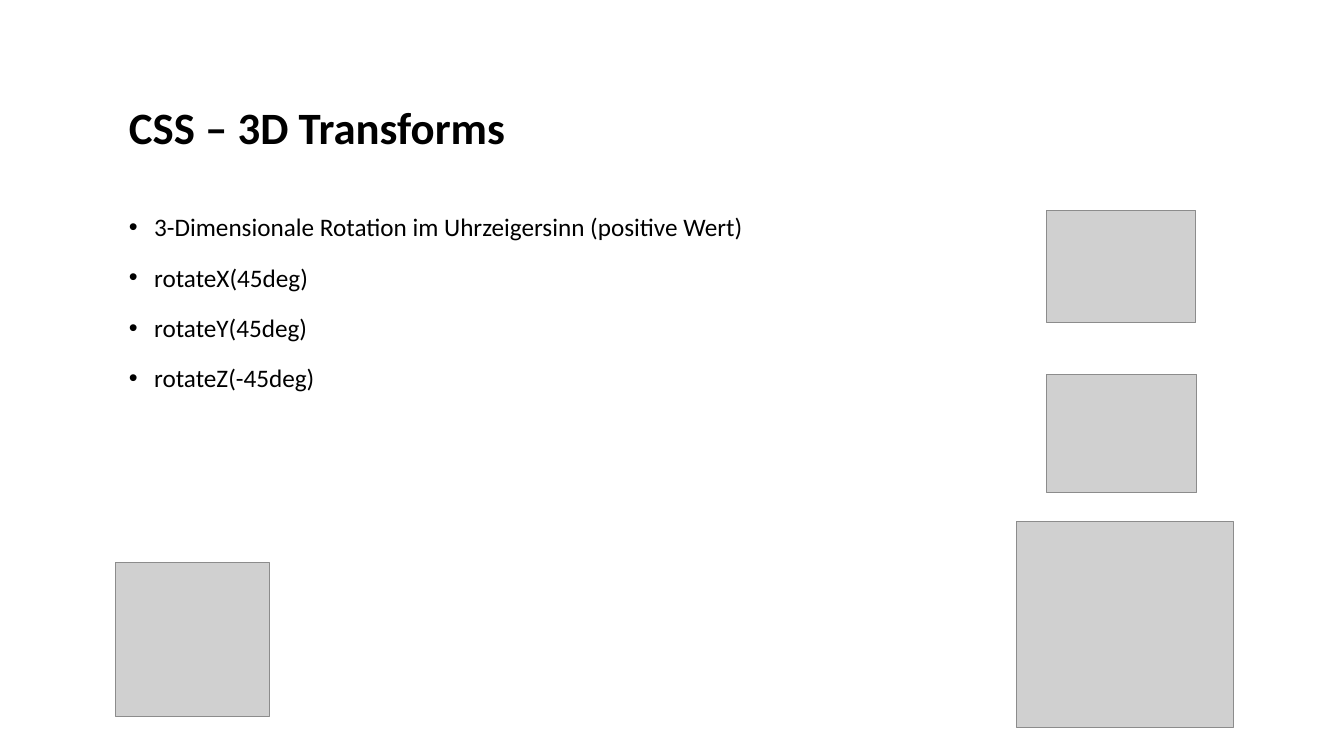
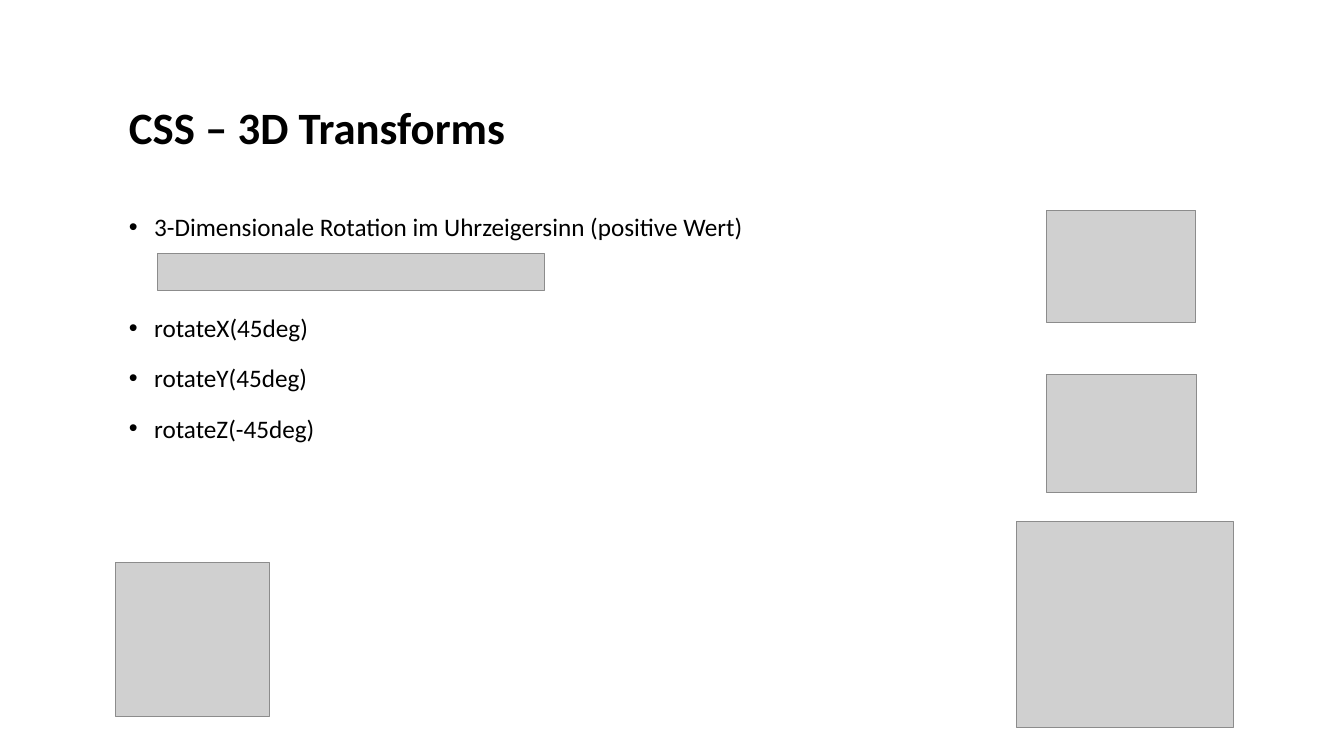
Before and after one commit to Holdo89/Webentwicklung_24_25, a slide deck: slide 4 of 3. CSS/Slides/CSS Transformation&Animation.pptx (slide 3 before the commit). Drawn at 1344x756 pixels with LibreOffice and Linux fonts; fonts in the diff are those of the drawing; grey boxes stand for pictures; background and template pictures are left out. Boxes give left, top, right and bottom in pixels: in the first picture for what was removed or moved away, otherwise in the second. Text is boxed around its words. In the diff, an @@ line names an element or a change of style, - is before the commit and + after.

```diff
--- a/3. CSS/Slides/CSS Transformation&Animation.pptx
+++ b/3. CSS/Slides/CSS Transformation&Animation.pptx
@@ text "3-Dimensionale Rotation im Uhrzeigersinn (positive ..." rewrapped from (154, 217, 742, 392) to (154, 217, 742, 443) @@
@@ picture added at (157, 254, 544, 290) @@
```
Also in this commit, not shown: 3 other slides changed, 5 slides added, 6 other files.
